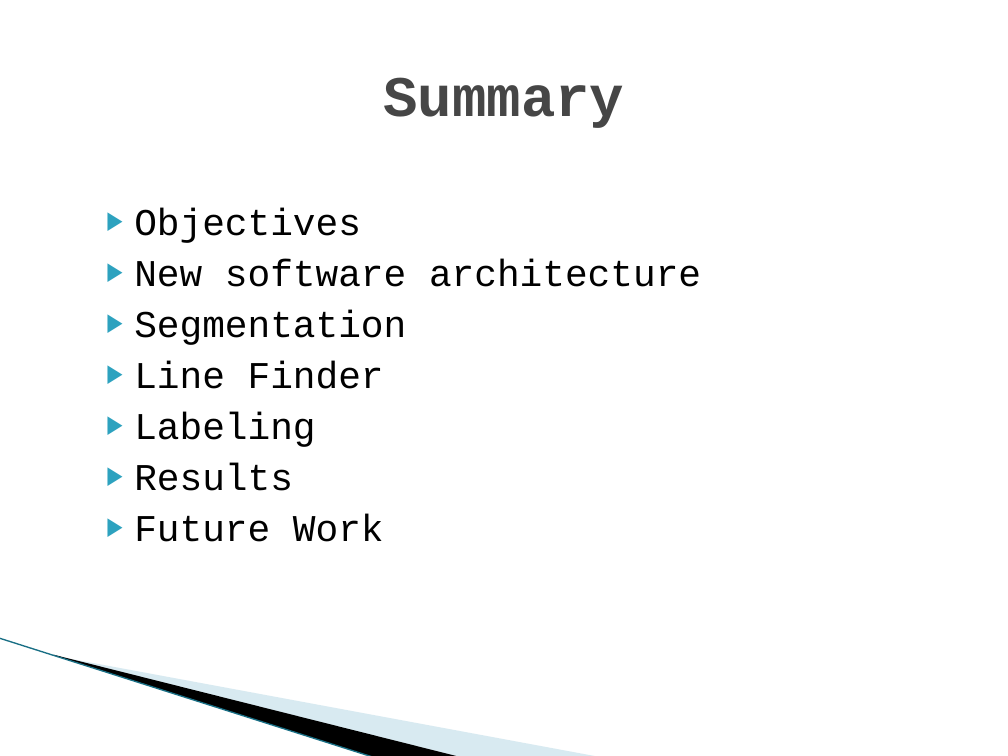
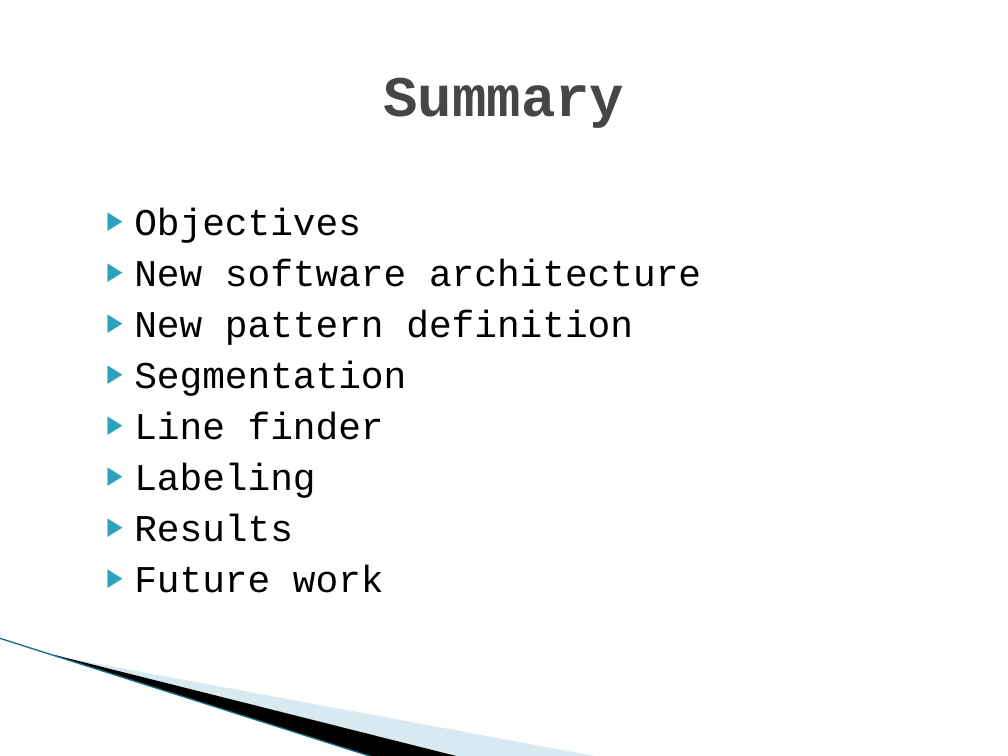
Before and after one commit to thewtex/Plus, a slide deck: slide 2 of PlusLib/docs/UsFidSegAlgo/Fiducial Pattern Recognition.pptx. Drawn at 1008x756 pixels with LibreOffice and Linux fonts; fonts in the diff are those of the drawing; background and template pictures are left out. Boxes give left, top, right and bottom in pixels: in the first picture for what was removed or moved away, otherwise in the second. Text is boxed around its words. In the diff, an @@ line names an element or a change of style, - is before the commit and + after.

Commit message:
Added a slide about the new pattern definition.

```diff
--- a/PlusLib/docs/UsFidSegAlgo/Fiducial Pattern Recognition.pptx
+++ b/PlusLib/docs/UsFidSegAlgo/Fiducial Pattern Recognition.pptx
@@ text at box(134, 310, 633, 345): paragraph added @@
+▶ New pattern definition
@@ text at box(134, 412, 384, 440): text changed @@
-▶ Line Finder
+▶ Line finder
@@ text at box(134, 565, 384, 593): text changed @@
-▶ Future Work
+▶ Future work
```
Also in this commit, not shown: 1 other slide changed, 1 slide added.
